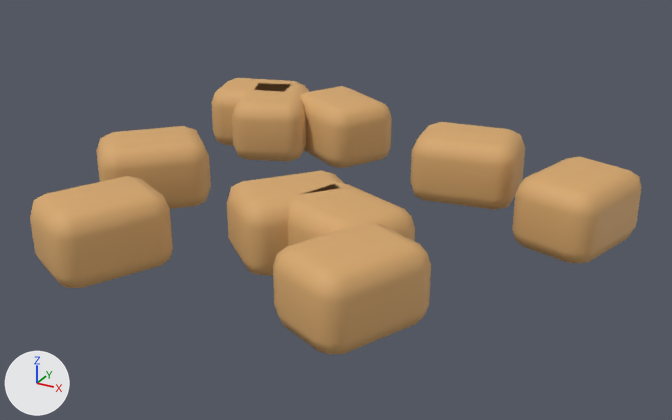
A saved change to the glTF model public/assets/models/NJD-09.glb.
Both versions are drawn from a 50 mm lens placed at (1.24, -2.54, 1.23), pointed at (-0.12, -0.08, 0.0). The axes (+X, +Y, +Z) are drawn at lower left. The lights are the same throughout. The picture after the commit comes second.

Names of what the first picture shows: 'settled rubble', 'settled rubble.001', 'settled rubble.002', 'settled rubble.003', 'settled rubble.004', 'settled rubble.005', 'settled rubble.006', 'settled rubble.007', 'settled rubble.008', 'settled rubble.009'.
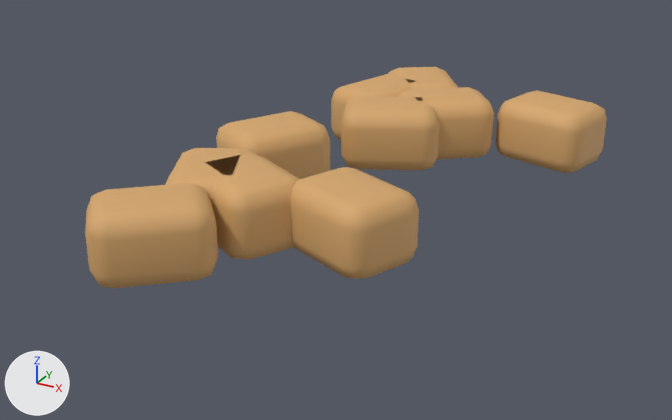
Scene script edits in JSON lines:
```json
{"op": "set", "path": "ob_settled_rubble.location", "old": "(0.129, -0.486, 0.12)", "new": "(-0.408, -0.003, 0.12)"}
{"op": "set", "path": "ob_settled_rubble.rotation_euler", "old": "(0.0, 0.0, -0.365)", "new": "(0.0, 0.0, -2.076)", "note": "degrees (0, 0, -21) -> degrees (0, 0, -119)"}
{"op": "set", "path": "ob_settled_rubble_001.location", "old": "(0.274, -0.713, 0.12)", "new": "(-0.029, 0.586, 0.12)"}
{"op": "set", "path": "ob_settled_rubble_001.rotation_euler", "old": "(0.0, 0.0, 1.154)", "new": "(0.0, 0.0, -2.502)", "note": "degrees (0, 0, 66) -> degrees (0, 0, -143)"}
{"op": "set", "path": "ob_settled_rubble_002.location", "old": "(-0.696, 0.364, 0.12)", "new": "(-0.296, 0.606, 0.12)"}
{"op": "set", "path": "ob_settled_rubble_002.rotation_euler", "old": "(0.0, 0.0, -2.847)", "new": "(0.0, 0.0, 1.266)", "note": "degrees (0, 0, -163) -> degrees (0, 0, 73)"}
{"op": "set", "path": "ob_settled_rubble_003.location", "old": "(-0.598, 0.299, 0.12)", "new": "(0.088, -0.368, 0.12)"}
{"op": "set", "path": "ob_settled_rubble_003.rotation_euler", "old": "(0.0, 0.0, -1.17)", "new": "(0.0, 0.0, -0.391)", "note": "degrees (0, 0, -67) -> degrees (0, 0, -22)"}
{"op": "set", "path": "ob_settled_rubble_004.location", "old": "(-0.347, 0.374, 0.12)", "new": "(-0.366, -0.405, 0.12)"}
{"op": "set", "path": "ob_settled_rubble_004.rotation_euler", "old": "(0.0, 0.0, -0.511)", "new": "(0.0, 0.0, -1.112)", "note": "degrees (0, 0, -29) -> degrees (0, 0, -64)"}
{"op": "set", "path": "ob_settled_rubble_005.location", "old": "(0.636, 0.038, 0.12)", "new": "(-0.244, -0.413, 0.12)"}
{"op": "set", "path": "ob_settled_rubble_005.rotation_euler", "old": "(0.0, 0.0, -1.844)", "new": "(0.0, 0.0, -0.491)", "note": "degrees (0, 0, -106) -> degrees (0, 0, -28)"}
{"op": "set", "path": "ob_settled_rubble_006.location", "old": "(-0.057, -0.452, 0.12)", "new": "(0.353, 0.699, 0.12)"}
{"op": "set", "path": "ob_settled_rubble_006.rotation_euler", "old": "(0.0, 0.0, 0.871)", "new": "(0.0, 0.0, 2.895)", "note": "degrees (0, 0, 50) -> degrees (0, 0, 166)"}
{"op": "set", "path": "ob_settled_rubble_007.location", "old": "(-0.678, -0.315, 0.12)", "new": "(-0.208, 0.793, 0.12)"}
{"op": "set", "path": "ob_settled_rubble_007.rotation_euler", "old": "(0.0, 0.0, 0.782)", "new": "(0.0, 0.0, -0.968)", "note": "degrees (0, 0, 45) -> degrees (0, 0, -55)"}
{"op": "set", "path": "ob_settled_rubble_008.location", "old": "(-0.499, -0.762, 0.12)", "new": "(-0.154, 0.391, 0.12)"}
{"op": "set", "path": "ob_settled_rubble_008.rotation_euler", "old": "(0.0, 0.0, -2.037)", "new": "(0.0, 0.0, -2.692)", "note": "degrees (0, 0, -117) -> degrees (0, 0, -154)"}
{"op": "set", "path": "ob_settled_rubble_009.location", "old": "(0.216, 0.221, 0.12)", "new": "(-0.36, -0.715, 0.12)"}
{"op": "set", "path": "ob_settled_rubble_009.rotation_euler", "old": "(0.0, 0.0, 0.165)", "new": "(0.0, 0.0, 0.721)", "note": "degrees (0, 0, 9.5) -> degrees (0, 0, 41)"}
```

Pixel boxes [x1, y1, x2, y2] of what changed, in the pictures (672 x 420 px):
```json
{"object": "settled rubble.009", "change": "moved, turned", "before": [411, 122, 525, 210], "after": [85, 183, 218, 289]}
{"object": "settled rubble.001", "change": "moved, turned", "before": [273, 222, 431, 354], "after": [398, 87, 494, 159]}
{"object": "settled rubble.008", "change": "moved, turned", "before": [30, 176, 173, 288], "after": [341, 96, 440, 170]}
{"object": "settled rubble.005", "change": "moved, turned", "before": [512, 156, 642, 263], "after": [205, 153, 299, 259]}
{"object": "settled rubble.003", "change": "moved, turned", "before": [232, 83, 309, 161], "after": [290, 167, 419, 279]}
{"object": "settled rubble.006", "change": "moved, turned", "before": [227, 171, 345, 276], "after": [496, 90, 607, 173]}
{"object": "settled rubble", "change": "moved, turned", "before": [288, 183, 415, 246], "after": [216, 111, 330, 179]}
{"object": "settled rubble.004", "change": "moved, turned", "before": [301, 86, 392, 168], "after": [165, 148, 257, 201]}
{"object": "settled rubble.007", "change": "moved, turned", "before": [96, 126, 211, 209], "after": [388, 67, 458, 89]}
{"object": "settled rubble.002", "change": "moved, turned", "before": [211, 78, 306, 146], "after": [331, 74, 415, 140]}
```
